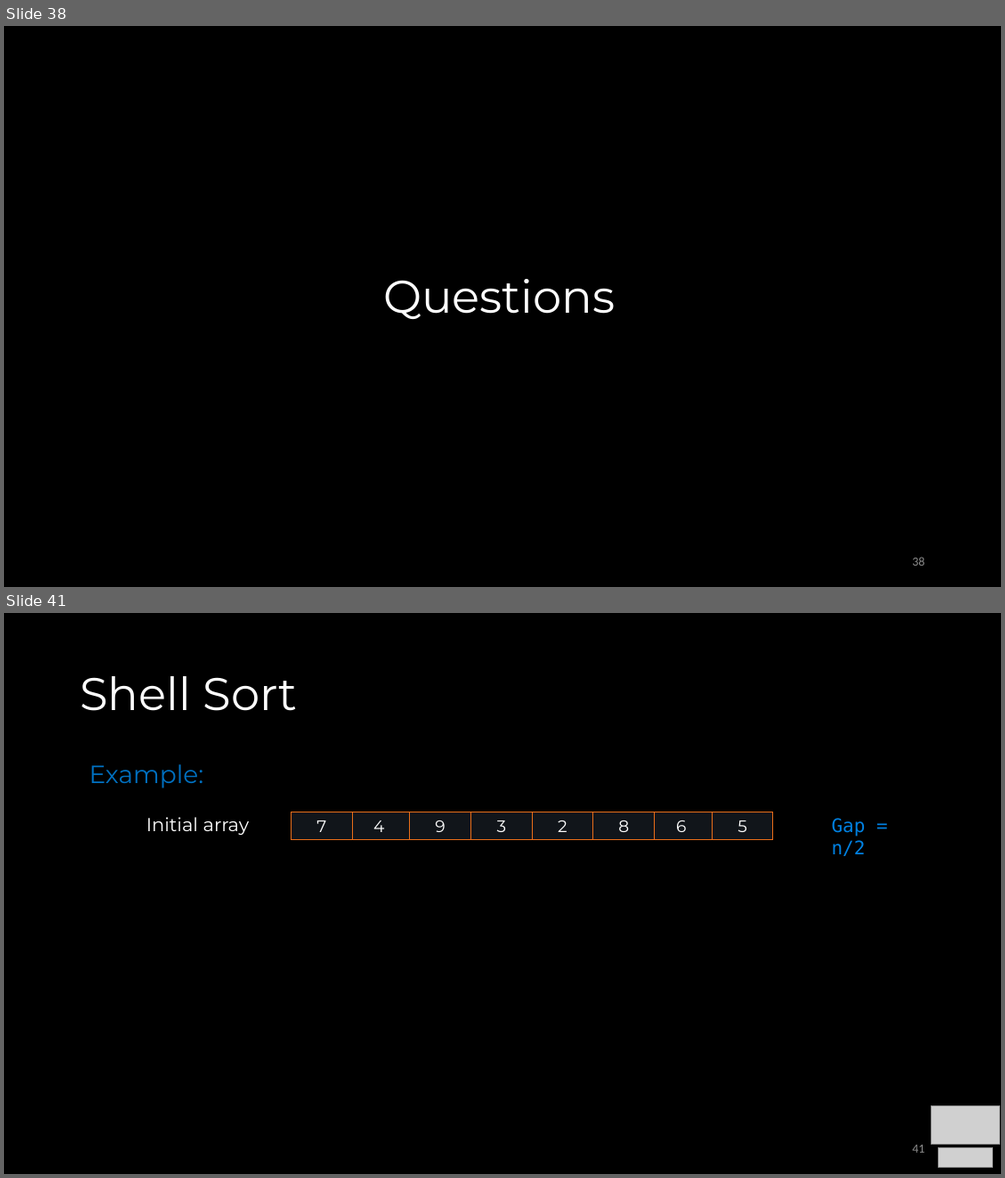
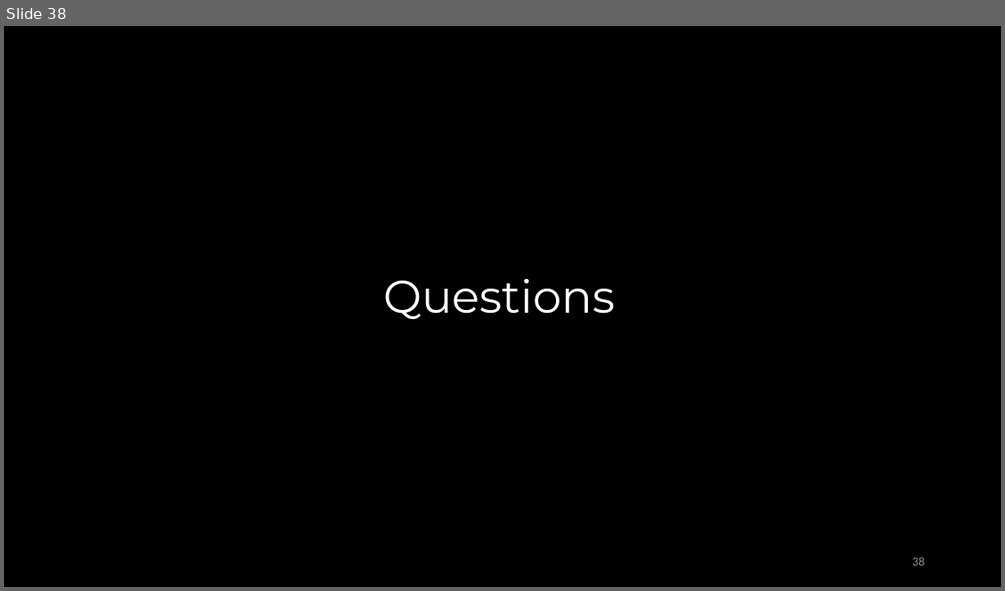
Before and after one commit to COP3530/Instructional-Content, a slide deck: Slides/Slides-PPT/6 - Sorting.pptx. Shown one above the other, each under a label of ours: slides 38 and 41 before the commit, slide 38 after it; the slides between them are not shown. The pictures are 1005x1178 and 1005x591 pixels, drawn with LibreOffice and Linux fonts; fonts in the diff are those of the drawing; grey boxes stand for pictures. Boxes give left, top, right and bottom in pixels: in the first picture for what was removed or moved away, otherwise in the second. Text is boxed around its words. In the diff, an @@ line names an element or a change of style, - is before the commit and + after.

```diff
--- a/Slides/Slides-PPT/6 - Sorting.pptx
+++ b/Slides/Slides-PPT/6 - Sorting.pptx
@@ slide 41 removed at <box>4,613,1001,1174</box>, background #000000 @@
@@ title removed at <box>80,676,298,711</box> @@
-Shell Sort
@@ text removed at <box>89,764,204,788</box> @@
-Example:
@@ text removed at <box>146,817,250,835</box> @@
-Initial array
@@ group removed at <box>291,812,774,840</box>: 8 rectangles @@
-9
-4
-7
-3
-2
-5
-6
-8
@@ text removed at <box>832,818,866,856</box> @@
-Gap = n/2
@@ picture removed at <box>931,1106,1000,1144</box> @@
@@ page number removed at <box>912,1144,924,1152</box> @@
-41
@@ picture removed at <box>938,1148,993,1167</box> @@
```
Also in this commit, not shown: 2 slides changed, 34 other slides removed.
